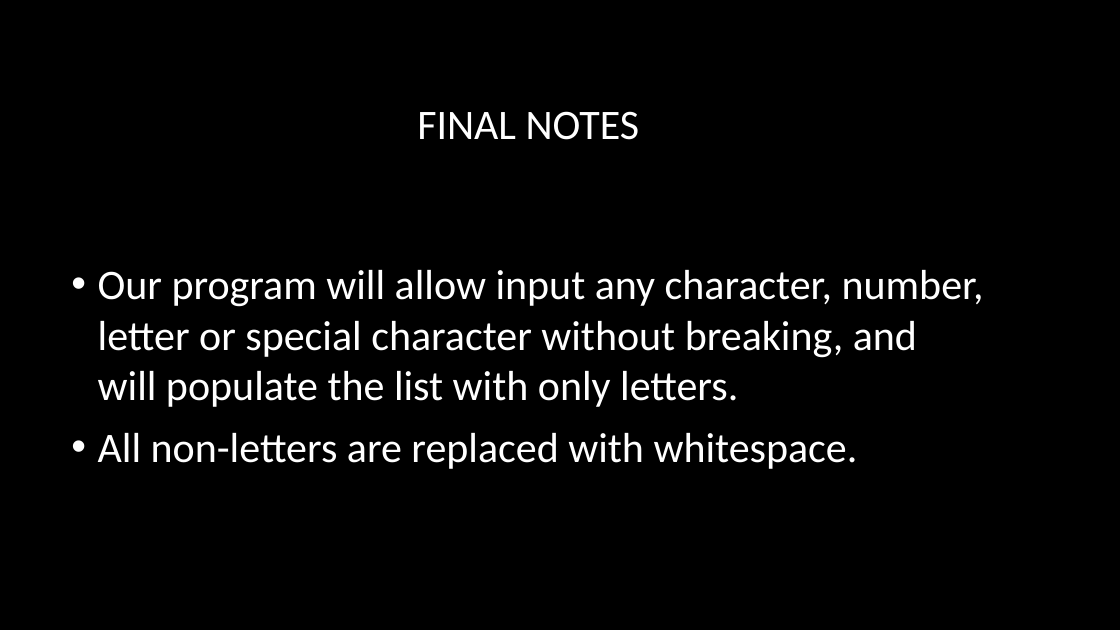
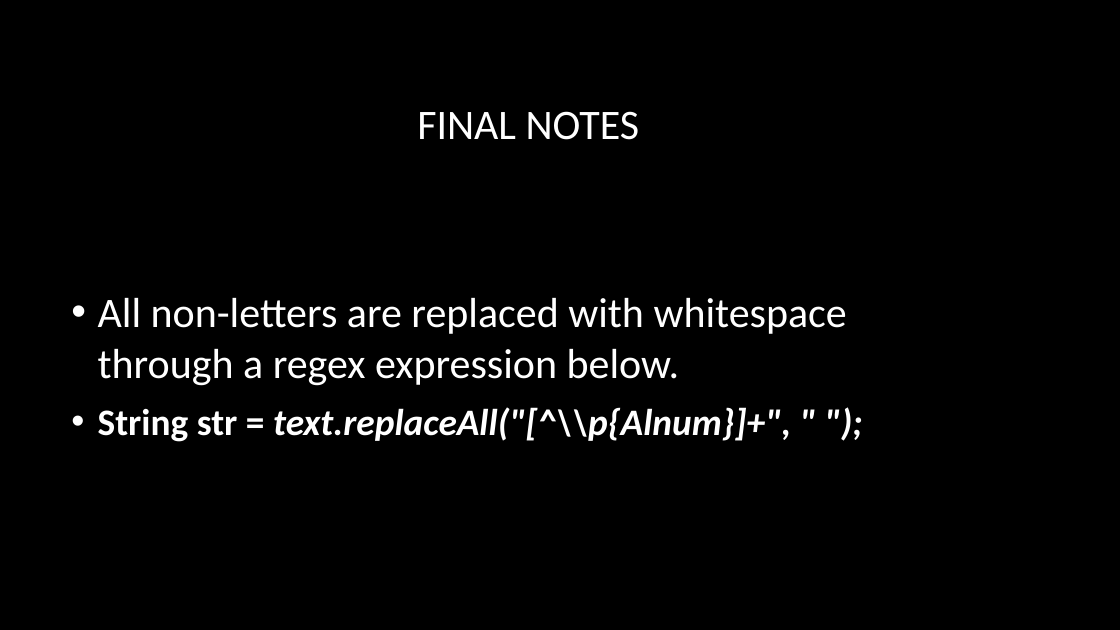
Before and after one commit to dwilliams427/CaesarCipher, a slide deck: slide 11 of CaesarCipher_CIS113_DW.pptx (slide 10 before the commit). Drawn at 1120x630 pixels with LibreOffice and Linux fonts; fonts in the diff are those of the drawing; background and template pictures are left out. Boxes give left, top, right and bottom in pixels: in the first picture for what was removed or moved away, otherwise in the second. Text is boxed around its words. In the diff, an @@ line names an element or a change of style, - is before the commit and + after.

```diff
--- a/CaesarCipher_CIS113_DW.pptx
+++ b/CaesarCipher_CIS113_DW.pptx
@@ text at (98, 298, 847, 442): text changed @@
-• Our program will allow input any character, number, letter or special character without breaking, and will populate the list with only letters.
-• All non-letters are replaced with whitespace.
+• All non-letters are replaced with whitespace through a regex expression below.
+• String str = text.replaceAll("[^\\p{Alnum}]+", " ");
```
Also in this commit, not shown: 3 other slides changed, 1 slide added.
